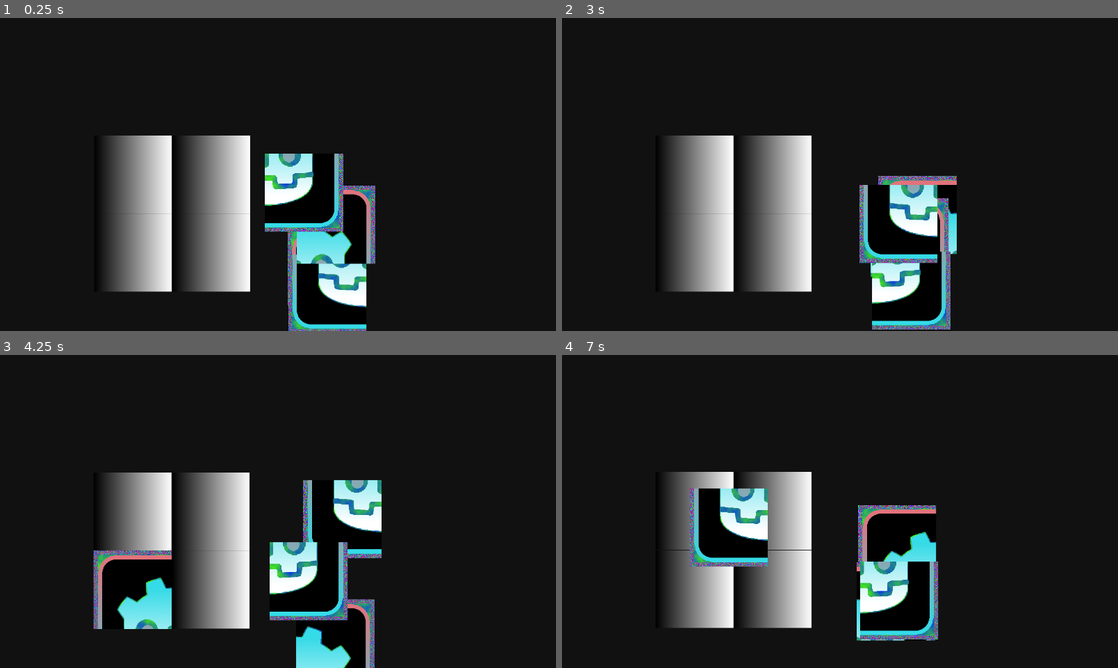
Above: before the commit, frames 1-4 (two rows, left to right).
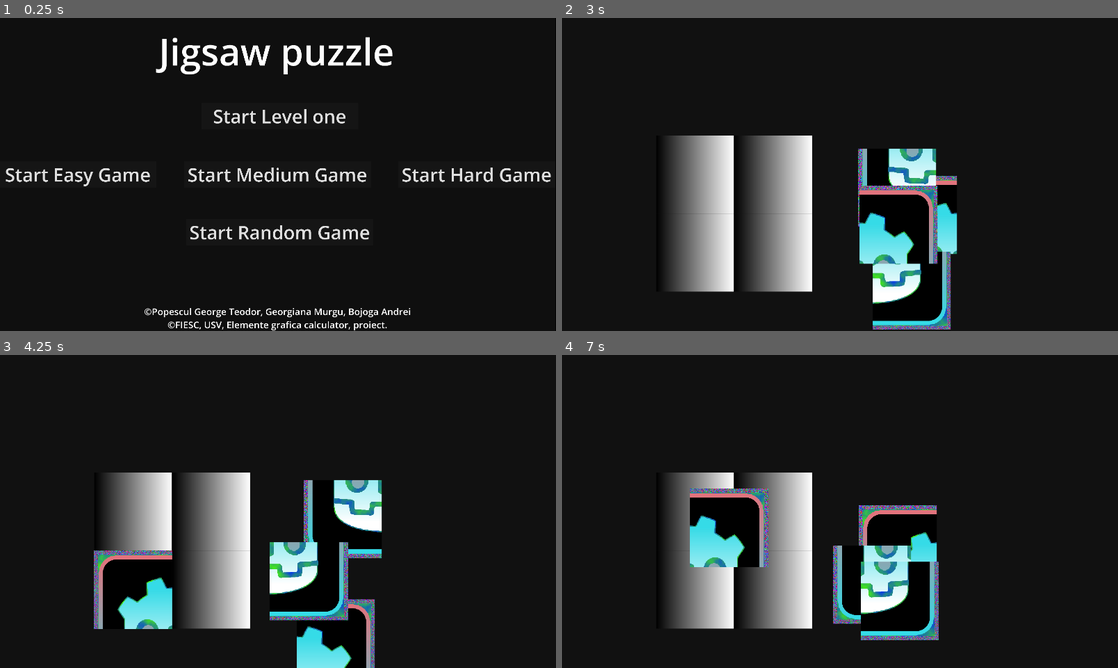
Above: after the commit, the same moments.

Repository: document10/godot-jigsaw-puzzle
Game: Godot game, scene res://scenes/main.tscn
The game is run twice, just before and just after one commit, with the same random seed, the same clock (stepped at 60 frames per second) and the same inputs.
Inputs (mouse positions are in pixels of both pictures, inside the frame that each line leads up to):
- Up to frame 1 (0.25 s): no input
- Up to frame 2 (3 s): click (840, 115) at 0.5 s, where only the run after the commit has a clickable "Start Level one"; tap Enter at 1.25 s; drag from (890, 265) to (695, 174) at 1.27 s; drag from (890, 293) to (695, 174) at 2.02 s; tap R (restart) at 2.75 s; move the mouse to (895, 224) at 2.77 s; hold Right (move_right) from 2.78 s (still down); click (895, 224) at 2.92 s
- Up to frame 3 (4.25 s): release Right (move_right) at 3.5 s; tap R (restart) at 3.5 s; drag from (355, 552) to (133, 589) at 3.52 s
- Up to frame 4 (7 s): drag from (906, 517) to (773, 511) at 4.27 s; drag from (895, 639) to (773, 511) at 5.02 s; tap R (restart) at 5.75, 6.4 s; move the mouse to (867, 580) at 5.77 s; hold Down (move_down) 5.78-6.5 s; click (867, 580) at 5.92 s; drag from (873, 583) to (728, 527) at 6.52 s

The runs differ from the first frame. In frame 1, 21% of the frame differs, in the area x 1-100%, y 6-100%; in frame 2, 5.3%; in frame 3, 1.9%; in frame 4, 5.5%.

Commit message:
functional main menu

Diff:
--- /dev/null
+++ b/assets/UI.tres
@@ -0,0 +1,7 @@
+[gd_resource type="Theme" load_steps=2 format=3 uid="uid://cj8jss0gxhfw1"]
+
+[sub_resource type="SystemFont" id="SystemFont_d55dl"]
+
+[resource]
+default_font = SubResource("SystemFont_d55dl")
+default_font_size = 128
--- a/project.godot
+++ b/project.godot
@@ -67,6 +67,11 @@
 "events": [Object(InputEventKey,"resource_local_to_scene":false,"resource_name":"","device":-1,"window_id":0,"alt_press …(192 unchanged characters)…
 ]
 }
+pause={
+"deadzone": 0.2,
+"events": [Object(InputEventKey,"resource_local_to_scene":false,"resource_name":"","device":-1,"window_id":0,"alt_pressed":false,"shift_pressed":false,"ctrl_pressed":false,"meta_pressed":false,"pressed":false,"keycode":0,"physical_keycode":4194305,"key_label":0,"unicode":0,"location":0,"echo":false,"script":null)
+]
+}
 
 [rendering]
 
--- a/scenes/main.tscn
+++ b/scenes/main.tscn
@@ -1,7 +1,7 @@
 [gd_scene load_steps=3 format=3 uid="uid://bu3lm37fngvfn"]
 
 [ext_resource type="Script" uid="uid://bdqjoe078vsyq" path="res://scripts/main.gd" id="1_o5qli"]
-[ext_resource type="Script" uid="uid://dgnhfmfdwj6wi" path="res://scripts/movement.gd" id="2_0wfyh"]
+[ext_resource type="Theme" uid="uid://cj8jss0gxhfw1" path="res://assets/UI.tres" id="2_0wfyh"]
 
 [node name="Node2D" type="Node2D"]
 script = ExtResource("1_o5qli")
@@ -13,4 +13,139 @@
 
 [node name="Camera2D" type="Camera2D" parent="."]
 zoom = Vector2(0.5, 0.5)
-script = ExtResource("2_0wfyh")
+
+[node name="MainMenu" type="Control" parent="."]
+layout_direction = 2
+layout_mode = 3
+anchors_preset = 15
+anchor_right = 1.0
+anchor_bottom = 1.0
+offset_left = -1924.0
+offset_top = -1080.0
+offset_right = 1916.0
+offset_bottom = 1080.0
+grow_horizontal = 2
+grow_vertical = 2
+
+[node name="Panel" type="Panel" parent="MainMenu"]
+layout_mode = 1
+anchors_preset = 15
+anchor_right = 1.0
+anchor_bottom = 1.0
+grow_horizontal = 2
+grow_vertical = 2
+
+[node name="Title" type="Label" parent="MainMenu/Panel"]
+layout_mode = 1
+anchors_preset = 5
+anchor_left = 0.5
+anchor_right = 0.5
+offset_left = -324.5
+offset_top = 54.0
+offset_right = 310.5
+offset_bottom = 191.0
+grow_horizontal = 2
+theme_override_font_sizes/font_size = 256
+text = "Jigsaw puzzle"
+
+[node name="Level1" type="Button" parent="MainMenu/Panel"]
+layout_mode = 1
+anchors_preset = 5
+anchor_left = 0.5
+anchor_right = 0.5
+offset_left = -526.0
+offset_top = 586.0
+offset_right = 558.6948
+offset_bottom = 769.0
+grow_horizontal = 2
+theme = ExtResource("2_0wfyh")
+text = "Start Level one"
+autowrap_mode = 3
+
+[node name="EasyGame" type="Button" parent="MainMenu/Panel"]
+layout_mode = 1
+anchors_preset = 4
+anchor_top = 0.5
+anchor_bottom = 0.5
+offset_top = -91.5
+offset_right = 1084.6948
+offset_bottom = 91.5
+grow_vertical = 2
+theme = ExtResource("2_0wfyh")
+text = "Start Easy Game"
+autowrap_mode = 3
+
+[node name="MediumGame" type="Button" parent="MainMenu/Panel"]
+layout_mode = 1
+anchors_preset = 8
+anchor_left = 0.5
+anchor_top = 0.5
+anchor_right = 0.5
+anchor_bottom = 0.5
+offset_left = -645.99994
+offset_top = -91.5
+offset_right = 645.99994
+offset_bottom = 91.5
+grow_horizontal = 2
+grow_vertical = 2
+theme = ExtResource("2_0wfyh")
+text = "Start Medium Game"
+autowrap_mode = 3
+
+[node name="HardGame" type="Button" parent="MainMenu/Panel"]
+layout_mode = 1
+anchors_preset = 6
+anchor_left = 1.0
+anchor_top = 0.5
+anchor_right = 1.0
+anchor_bottom = 0.5
+offset_left = -1084.6948
+offset_top = -91.5
+offset_bottom = 91.5
+grow_horizontal = 0
+grow_vertical = 2
+theme = ExtResource("2_0wfyh")
+text = "Start Hard Game"
+autowrap_mode = 3
+
+[node name="RandomGame" type="Button" parent="MainMenu/Panel"]
+layout_mode = 1
+anchors_preset = 8
+anchor_left = 0.5
+anchor_top = 0.5
+anchor_right = 0.5
+anchor_bottom = 0.5
+offset_left = -630.0
+offset_top = 307.0
+offset_right = 662.0
+offset_bottom = 490.0
+grow_horizontal = 2
+grow_vertical = 2
+theme = ExtResource("2_0wfyh")
+text = "Start Random Game"
+autowrap_mode = 3
+
+[node name="CR" type="Label" parent="MainMenu/Panel"]
+layout_mode = 1
+anchors_preset = 7
+anchor_left = 0.5
+anchor_top = 1.0
+anchor_right = 0.5
+anchor_bottom = 1.0
+offset_left = -921.5
+offset_top = -179.0
+offset_right = 921.5
+grow_horizontal = 2
+grow_vertical = 0
+theme_override_font_sizes/font_size = 64
+text = "©Popescul George Teodor, Georgiana Murgu, Bojoga Andrei
+©FIESC, USV, Elemente grafica calculator, proiect."
+horizontal_alignment = 1
+vertical_alignment = 1
+autowrap_mode = 3
+
+[connection signal="pressed" from="MainMenu/Panel/Level1" to="." method="_on_button_pressed"]
+[connection signal="pressed" from="MainMenu/Panel/EasyGame" to="." method="_on_easy_game_pressed"]
+[connection signal="pressed" from="MainMenu/Panel/MediumGame" to="." method="_on_medium_game_pressed"]
+[connection signal="pressed" from="MainMenu/Panel/HardGame" to="." method="_on_hard_game_pressed"]
+[connection signal="pressed" from="MainMenu/Panel/RandomGame" to="." method="_on_random_game_pressed"]
--- a/scenes/piece.gdshader
+++ /dev/null
@@ -1,22 +0,0 @@
-shader_type canvas_item;
-
-uniform vec4 line_color : source_color = vec4(1.0);
-uniform float line_thickness : hint_range(0, 10) = 1.0;
-
-const vec2 OFFSETS[8] = {
-	vec2(-1, -1), vec2(-1, 0), vec2(-1, 1), vec2(0, -1), vec2(0, 1),
-	vec2(1, -1), vec2(1, 0), vec2(1, 1)
-};
-
-void fragment() {
-	vec2 size = TEXTURE_PIXEL_SIZE * line_thickness;
-	float outline = 0.0;
-
-	for (int i = 0; i < OFFSETS.length(); i++) {
-		outline += texture(TEXTURE, UV + size * OFFSETS[i]).a;
-	}
-	outline = min(outline, 1.0);
-
-	vec4 color = texture(TEXTURE, UV);
-	COLOR = mix(color, line_color, outline - color.a);
-}
--- a/scripts/global.gd
+++ b/scripts/global.gd
@@ -2,15 +2,18 @@
 
 var levels_path = "res://assets/levels.csv"
 
+var all_textures = ["res://assets/im1.jpg","res://assets/im2.jpg","res://assets/im3.jpg","res://assets/im4.jpg","res://assets/im5.jpg","res://assets/im6.jpg","res://assets/im7.jpg"]
 var cells  = []
 var pieces = []
 var grid_size = Vector2i(3,5)
 var current_level=1
-
+var custom_image=""
+var custom_level = []
 var dragging = false
 var levels = []
 
 signal level_complete
+signal end_game
 
 func get_all_levels():
 	var file = FileAccess.open(levels_path,FileAccess.READ)
@@ -32,17 +35,38 @@
 			piece.queue_free()
 	pieces = []
 
+func load_custom_level(level:Array):
+	custom_level=level
+	current_level=-1
+	grid_size = Vector2i(level[2],level[3])
+	custom_image = level[1]
+	if not cells.is_empty():
+		for cell in cells:
+			cell.queue_free()
+	cells = []
+	if not pieces.is_empty():
+		for piece in pieces:
+			piece.queue_free()
+	pieces = []
+
 func next_level():
 	if current_level<levels.size()-1:
 		init_level(current_level+1)
 	else:
-		print("GAME COMPLETE")
+		end_game.emit()
 
 func restart_level():
-	init_level(current_level)
+	if(current_level!=-1):
+		init_level(current_level)
+	else:
+		load_custom_level(custom_level)
 
 func get_image():
-	var path = levels[current_level][1]
+	var path = ""
+	if current_level == -1:
+		path = custom_level[1]
+	else:
+		path = levels[current_level][1]
 	var res = load(path)
 	var txt = ImageTexture.create_from_image(res)
 	return txt.get_image()
@@ -59,3 +83,19 @@
 			return false
 	level_complete.emit()
 	return true
+
+func last_level()->bool:
+	return current_level==levels.size()-1
+
+func generate_random_level(difficulty:int)->Array:
+	match difficulty:
+		1:
+			return [1,all_textures.pick_random(),randi_range(2,3),randi_range(2,3),Color.CORNFLOWER_BLUE]
+		2:
+			return [2,all_textures.pick_random(),randi_range(3,4),randi_range(3,4),Color.LIME]
+		3:
+			return [3,all_textures.pick_random(),randi_range(3,5),randi_range(3,5),Color.MAGENTA]
+		4:
+			return [4,all_textures.pick_random(),randi_range(2,5),randi_range(2,5),Color.INDIGO]
+		_:
+			return []
--- a/scripts/main.gd
+++ b/scripts/main.gd
@@ -6,19 +6,49 @@
 @onready var pieces = $Pieces
 @onready var piece_scene = preload("res://scenes/piece.tscn")
 
+@onready var mainMenu :Control = $MainMenu
+
 var piece_size :Vector2 =Vector2(100,100)
+var last_level_finished = false
+var custom_level = []
 # Called when the node enters the scene tree for the first time.
 func _ready() -> void:
+	#RenderingServer.set_default_clear_color(Color.GREEN)
 	Global.get_all_levels()
-	Global.init_level(1)
-	Global.level_complete.connect(next_level)
-	init_game()
+	Global.level_complete.connect(level_complete)
+	Global.end_game.connect(game_complete)
+	last_level_finished=false
 
-func next_level():
-	Global.next_level()
-	init_game()
+func level_complete():
+	if Global.current_level!=-1:
+		Global.next_level()
+		if not last_level_finished:
+			init_game()
+		else:
+			mainMenu.show()
+	else:
+		mainMenu.show()
+func game_complete():
+	last_level_finished=true
+	print("GAME COMPLETE")
+
+func init_custom_level(difficulty):
+	last_level_finished=false
+	custom_level=Global.generate_random_level(difficulty)
+	Global.load_custom_level(custom_level)
+	RenderingServer.set_default_clear_color(custom_level[4])
+	generate_pieces()
+	draw_cells()
+
+func restart_custom_level():
+	last_level_finished=false
+	Global.load_custom_level(custom_level)
+	RenderingServer.set_default_clear_color(custom_level[4])
+	generate_pieces()
+	draw_cells()
 
 func init_game():
+	last_level_finished=false
 	var color = 1.0 / (Global.levels.size())*(Global.current_level)
 	RenderingServer.set_default_clear_color(Color(color,color,color,1))
 	generate_pieces()
@@ -54,6 +84,40 @@
 			piece.init_piece(idx, sub_text,pos,piece_size)
 
 func _input(event: InputEvent) -> void:
+	if event.is_action_pressed("pause"):
+		if mainMenu.visible:
+			mainMenu.hide()
+		else:
+			mainMenu.show()
 	if event.is_action_pressed("restart"):
 		Global.restart_level()
-		init_game()
+		if Global.current_level!=-1:
+			init_game()
+		else:
+			restart_custom_level();
+
+
+func _on_button_pressed() -> void:
+	Global.init_level(1)
+	init_game()
+	mainMenu.hide()
+
+
+func _on_easy_game_pressed() -> void:
+	init_custom_level(1)
+	mainMenu.hide()
+
+
+func _on_medium_game_pressed() -> void:
+	init_custom_level(2)
+	mainMenu.hide()
+
+
+func _on_hard_game_pressed() -> void:
+	init_custom_level(3)
+	mainMenu.hide()
+
+
+func _on_random_game_pressed() -> void:
+	init_custom_level(4)
+	mainMenu.hide()
--- a/scripts/piece.gd
+++ b/scripts/piece.gd
@@ -17,6 +17,8 @@
 
 func _on_input_event(_viewport: Node, event: InputEvent, _shape_idx: int) -> void:
 	if Global.dragging and dragging == false:
+		return
+	if cell_index == index:
 		return
 	if event is InputEventMouseButton and event.button_index == MOUSE_BUTTON_LEFT:
 		if event.is_pressed():
Not shown, removed: scenes/piece.gdshader.uid
